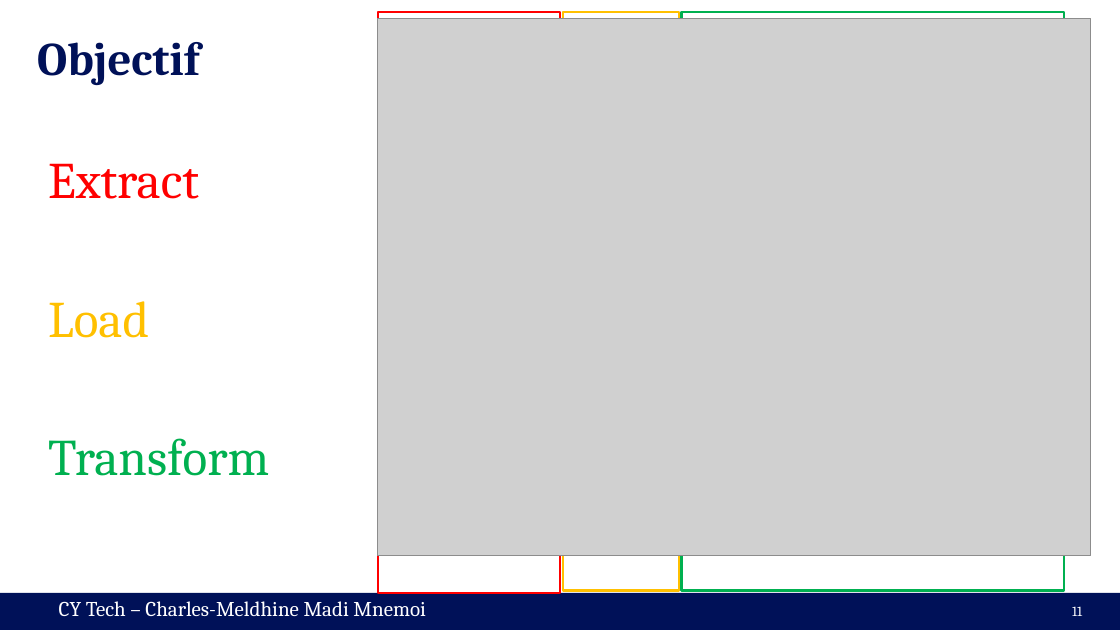
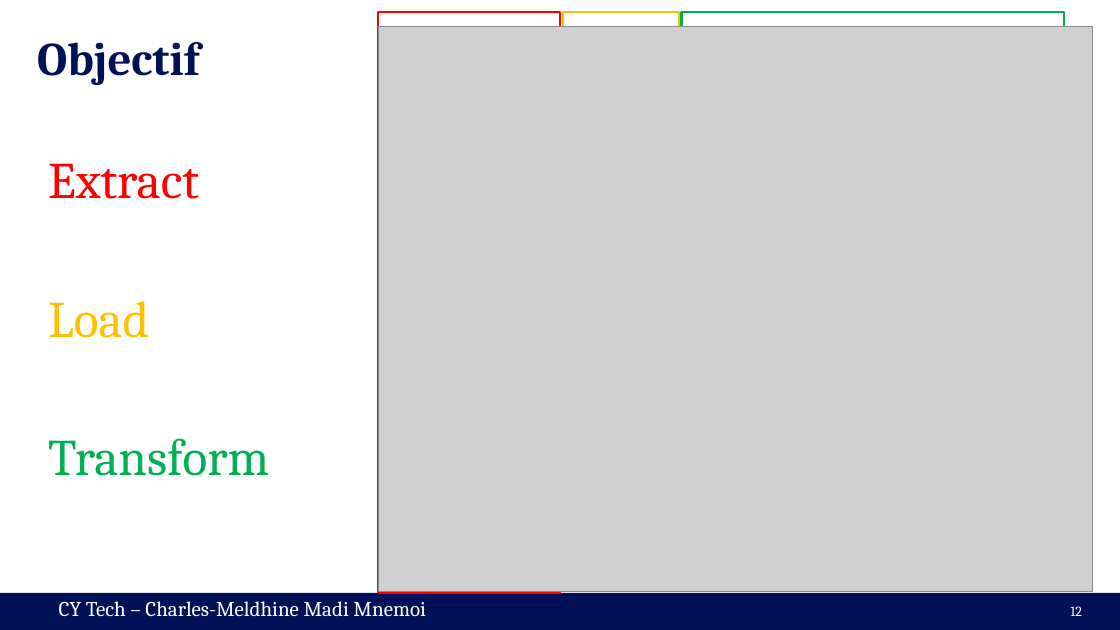
Before and after one commit to cmnemoi/cytech_sparks, a slide deck: slide 12 of presentation.pptx (slide 11 before the commit). Drawn at 1120x630 pixels with LibreOffice and Linux fonts; fonts in the diff are those of the drawing; grey boxes stand for pictures. Boxes give left, top, right and bottom in pixels: in the first picture for what was removed or moved away, otherwise in the second. Text is boxed around its words. In the diff, an @@ line names an element or a change of style, - is before the commit and + after.

```diff
--- a/presentation.pptx
+++ b/presentation.pptx
@@ picture: place and size @@
-picture at (377, 18, 1091, 556)
+picture at (379, 26, 1092, 591)
@@ page number at (1070, 606, 1082, 616): text changed @@
-11
+12
```
Also in this commit, not shown: 5 other slides changed, 1 slide added.
